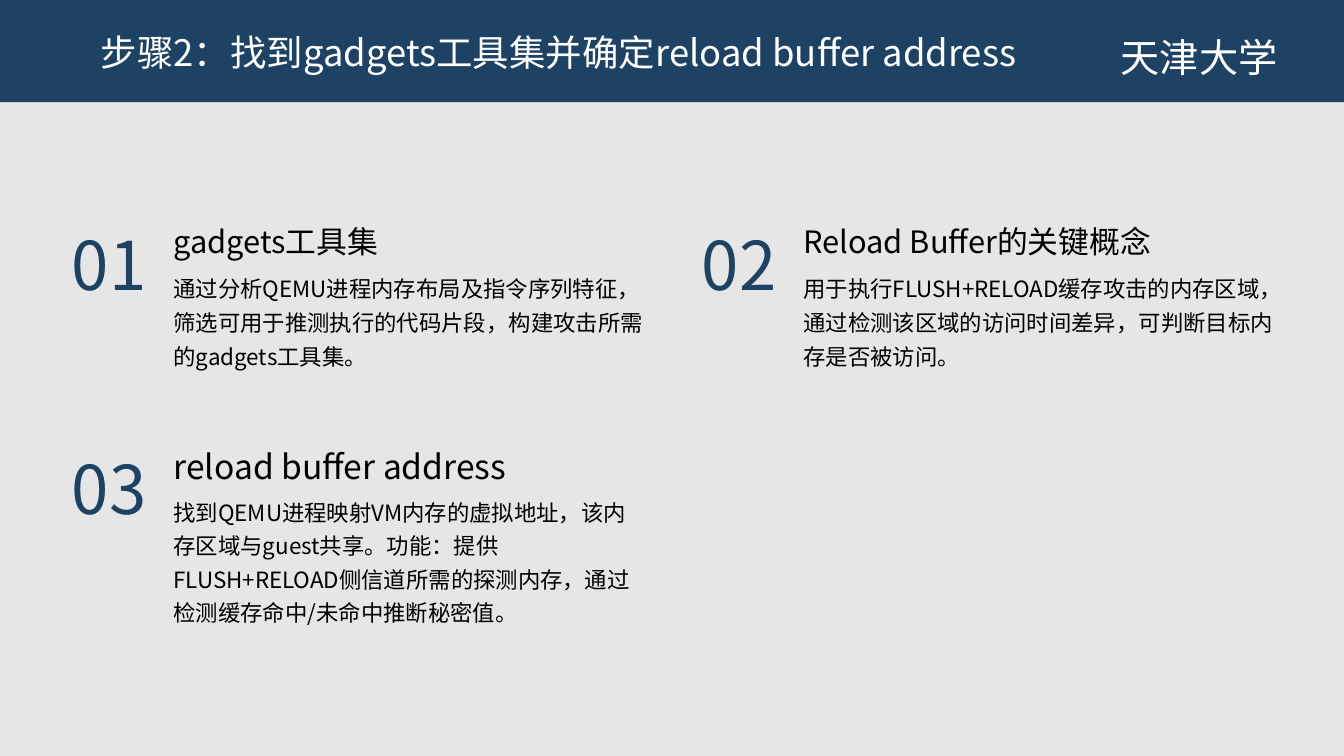
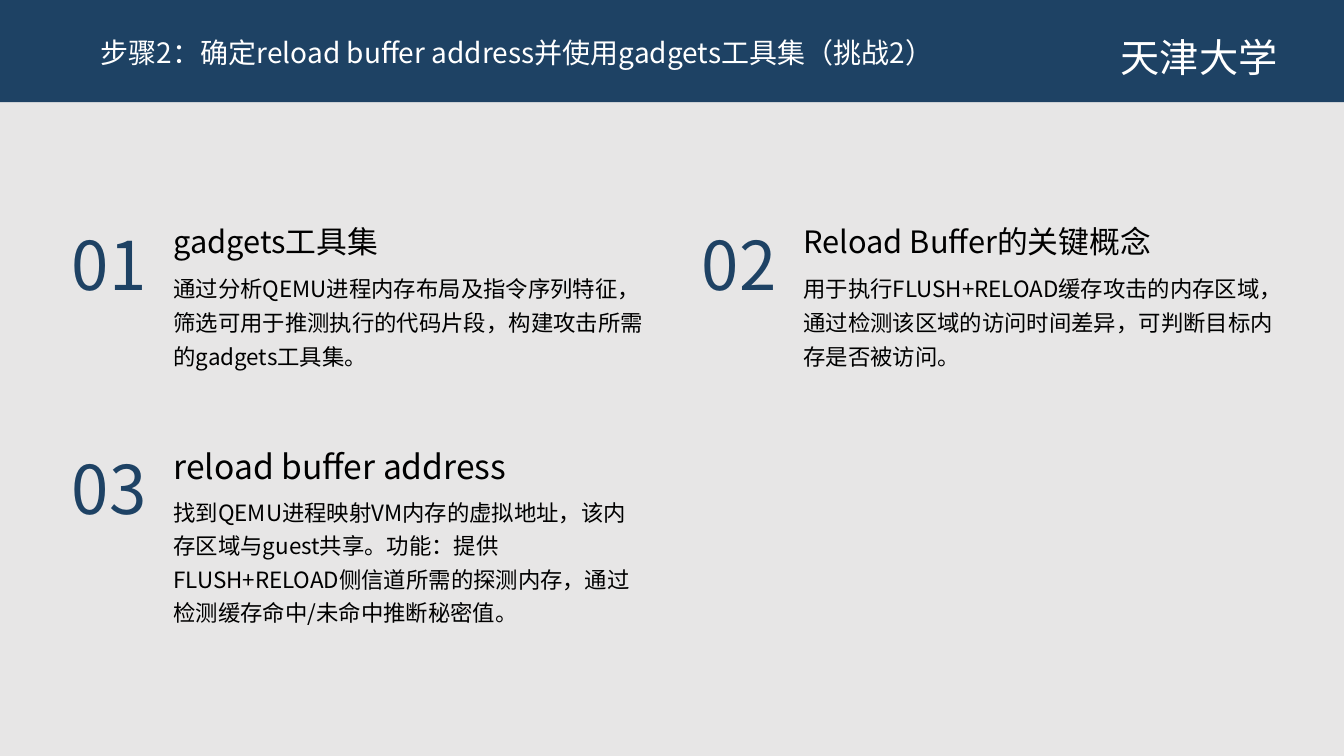
Before and after one commit to JHM2004/amd-microarch-side-channel-testbed, a slide deck: slide 15 of 第1次组会-原理学习-2026-01-07/第一次组会.pptx. Drawn at 1344x756 pixels with LibreOffice and Linux fonts; fonts in the diff are those of the drawing; background and template pictures are left out. Boxes give left, top, right and bottom in pixels: in the first picture for what was removed or moved away, otherwise in the second. Text is boxed around its words. In the diff, an @@ line names an element or a change of style, - is before the commit and + after.

```diff
--- a/第1次组会-原理学习-2026-01-07/第一次组会.pptx
+++ b/第1次组会-原理学习-2026-01-07/第一次组会.pptx
@@ title at <box>101,39,934,70</box>: text changed; size 26 to 20 pt @@
-步骤2：找到gadgets工具集并确定reload buffer address
+步骤2：确定reload buffer address并使用gadgets工具集（挑战2）
```
Also in this commit, not shown: 10 other slides changed, 1 slide added, 1 slide removed.
